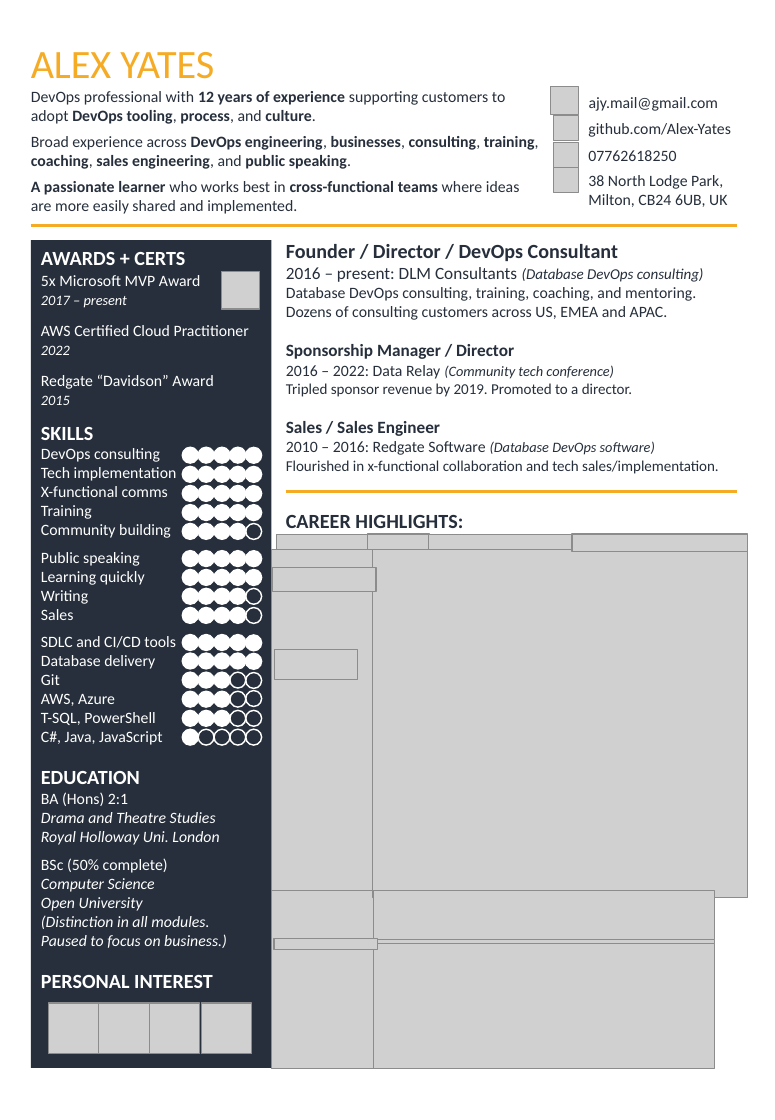
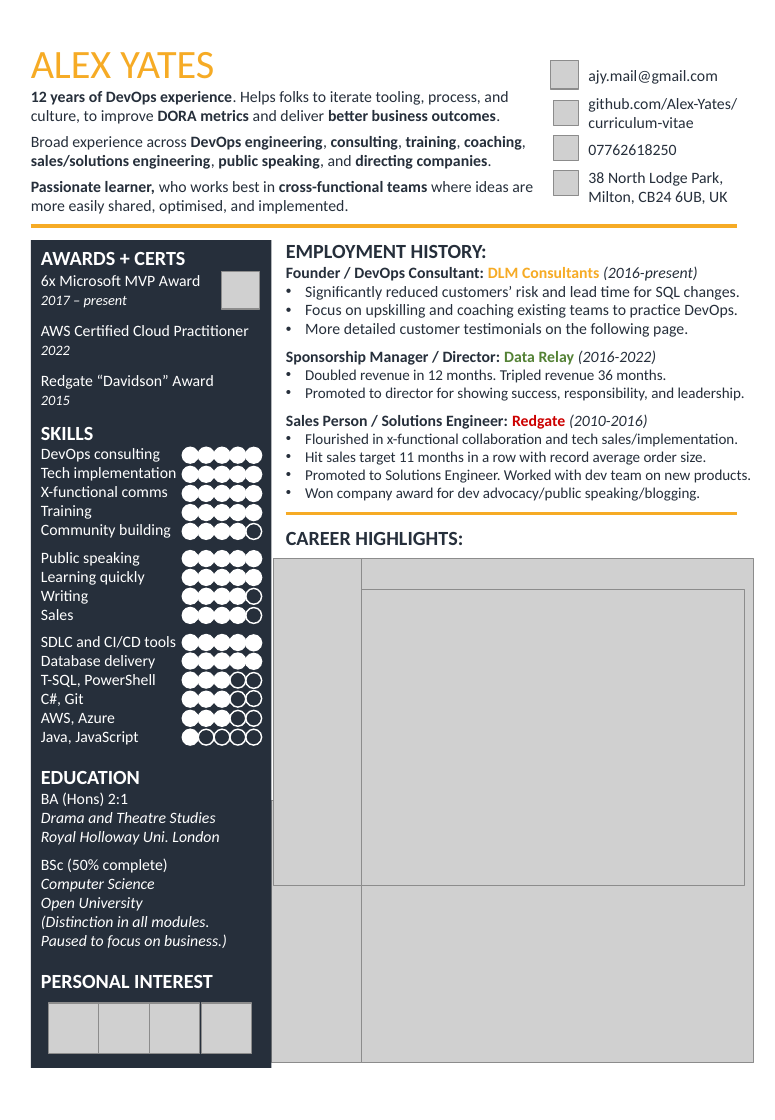
Before and after one commit to Alex-Yates/curriculum-vitae, a slide deck: slide 1 of src/CV_AlexYates_EMEA.pptx. Drawn at 775x1120 pixels with LibreOffice and Linux fonts; fonts in the diff are those of the drawing; grey boxes stand for pictures; background and template pictures are left out. Boxes give left, top, right and bottom in pixels: in the first picture for what was removed or moved away, otherwise in the second. Text is boxed around its words. In the diff, an @@ line names an element or a change of style, - is before the commit and + after.

```diff
--- a/src/CV_AlexYates_EMEA.pptx
+++ b/src/CV_AlexYates_EMEA.pptx
@@ picture moved from (x1=551, y1=87, x2=579, y2=115) to (x1=551, y1=61, x2=579, y2=89) @@
@@ text at (x1=588, y1=70, x2=737, y2=204): text changed @@
-38 North Lodge Park,
-Milton, CB24 6UB, UK
+ajy.mail@gmail.com
+github.com/Alex-Yates/curriculum-vitae
+07762618250
+38 North Lodge Park, Milton, CB24 6UB, UK
@@ text at (x1=31, y1=91, x2=533, y2=214): text changed @@
-DevOps professional with 12 years of experience supporting customers to adopt DevOps tooling, process, and culture.
-Broad experience across DevOps engineering, businesses, consulting, training, coaching, sales engineering, and public speaking.
-A passionate learner who works best in cross-functional teams where ideas are more easily shared and implemented.
+12 years of DevOps experience. Helps folks to iterate tooling, process, and culture, to improve DORA metrics and deliver better business outcomes.
+Broad experience across DevOps engineering, consulting, training, coaching, sales/solutions engineering, public speaking, and directing companies.
+Passionate learner, who works best in cross-functional teams where ideas are more easily shared, optimised, and implemented.
@@ picture moved from (x1=553, y1=116, x2=578, y2=141) to (x1=553, y1=100, x2=578, y2=125) @@
@@ text removed at (x1=589, y1=97, x2=718, y2=111) @@
-ajy.mail@gmail.com
@@ picture moved from (x1=553, y1=143, x2=578, y2=167) to (x1=553, y1=135, x2=578, y2=160) @@
@@ text removed at (x1=588, y1=123, x2=731, y2=137) @@
-github.com/Alex-Yates
@@ text removed at (x1=588, y1=150, x2=676, y2=161) @@
-07762618250
@@ text at (x1=286, y1=245, x2=745, y2=429): text changed @@
-Founder / Director / DevOps Consultant
-2016 – present: DLM Consultants (Database DevOps consulting)
-Database DevOps consulting, training, coaching, and mentoring.
-Dozens of consulting customers across US, EMEA and APAC.
-Sponsorship Manager / Director
-2016 – 2022: Data Relay (Community tech conference)
-Tripled sponsor revenue by 2019. Promoted to a director.
-Sales / Sales Engineer
-2010 – 2016: Redgate Software (Database DevOps software)
+EMPLOYMENT HISTORY:
+Founder / DevOps Consultant: DLM Consultants (2016-present)
+• Significantly reduced customers’ risk and lead time for SQL changes.
+• Focus on upskilling and coaching existing teams to practice DevOps.
+• More detailed customer testimonials on the following page.
+Sponsorship Manager / Director: Data Relay (2016-2022)
+• Doubled revenue in 12 months. Tripled revenue 36 months.
+• Promoted to director for showing success, responsibility, and leadership.
+Sales Person / Solutions Engineer: Redgate (2010-2016)
@@ text in rectangle at (x1=41, y1=275, x2=200, y2=308): text changed @@
-5x Microsoft MVP Award
-2017 – present
+6x Microsoft MVP Award
+2017 – present
@@ text at (x1=305, y1=433, x2=739, y2=447): bullet none to • @@
@@ text at (x1=305, y1=451, x2=751, y2=501): paragraphs added @@
+• Hit sales target 11 months in a row with record average order size.
+• Promoted to Solutions Engineer. Worked with dev team on new products.
+• Won company award for dev advocacy/public speaking/blogging.
@@ line moved from (285, 491) - (737, 491) to (285, 513) - (737, 513) @@
@@ group removed at (x1=273, y1=534, x2=748, y2=1067): 10 pictures @@
@@ picture resized from (x1=272, y1=550, x2=374, y2=898) to (x1=273, y1=558, x2=362, y2=886) @@
@@ picture added at (x1=362, y1=558, x2=753, y2=1062) @@
@@ picture resized from (x1=372, y1=550, x2=747, y2=898) to (x1=362, y1=590, x2=744, y2=886) @@
@@ text in rectangle at (x1=41, y1=674, x2=155, y2=706): text changed @@
-Git
+T-SQL, PowerShell
+C#, Git
@@ text in rectangle at (x1=41, y1=731, x2=138, y2=745): text changed @@
-T-SQL, PowerShell
-C#, Java, JavaScript
+Java, JavaScript
@@ picture resized from (x1=271, y1=890, x2=374, y2=1067) to (x1=271, y1=800, x2=362, y2=1062) @@
```
Also in this commit, not shown: 1 slide added, 6 other files.
